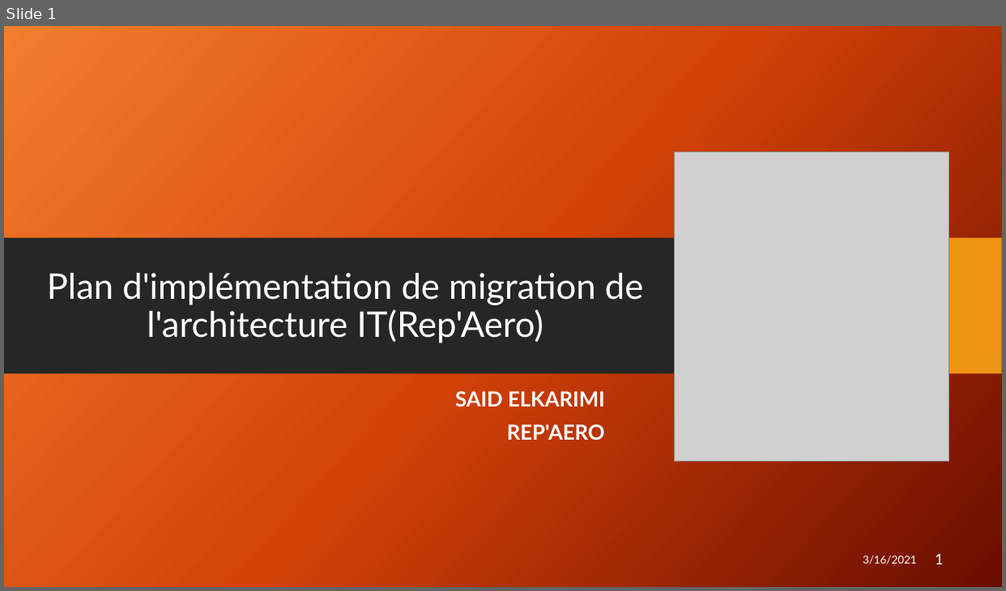
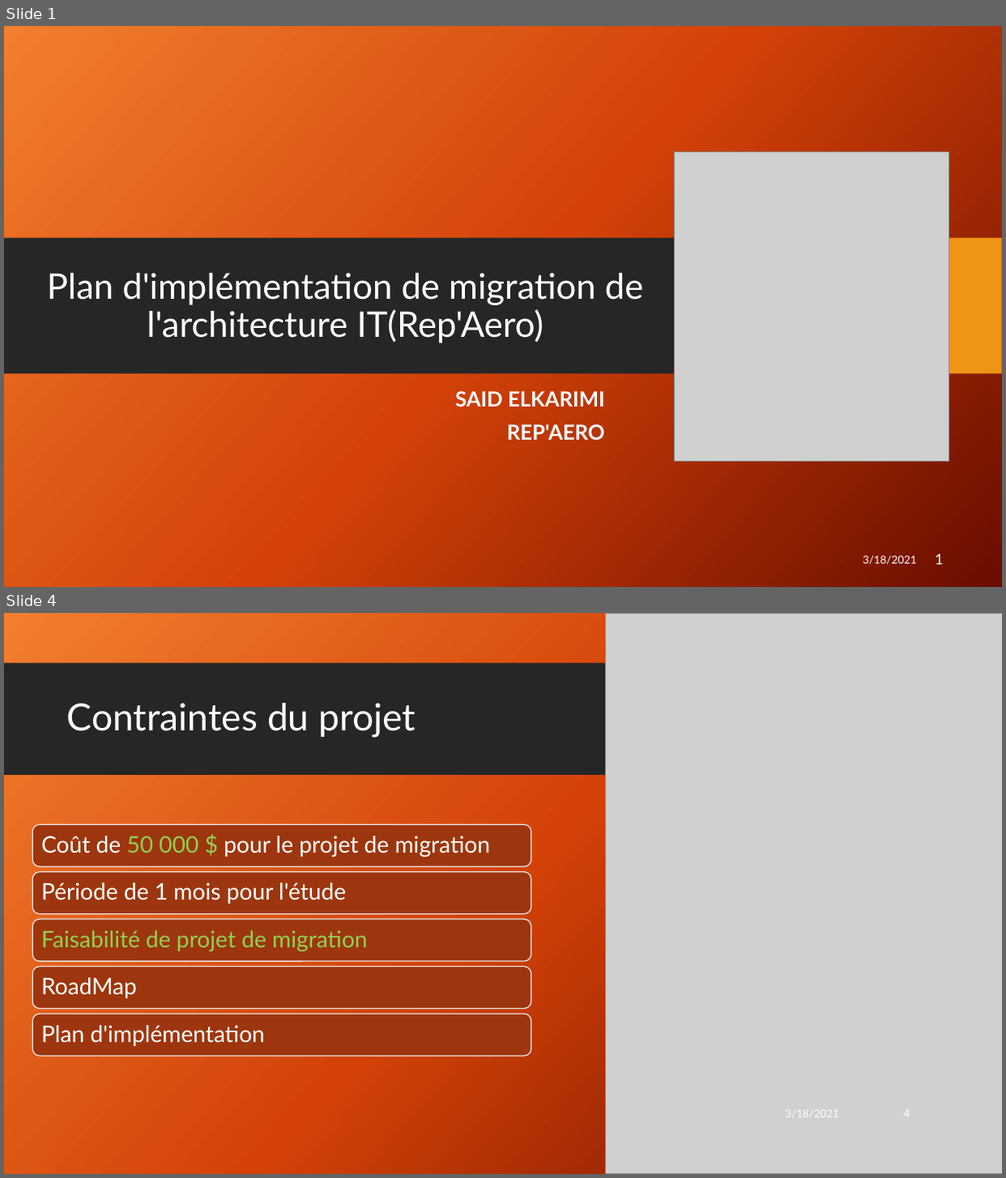
Before and after one commit to RigoSaid/rep-aero-repository, a slide deck: Presentation_Rep-Aero.pptx. Shown one above the other, each under a label of ours: slide 1 before the commit, slides 1 and 4 after it; the slides between them are not shown. The pictures are 1006x591 and 1006x1178 pixels, drawn with LibreOffice and Linux fonts; fonts in the diff are those of the drawing; grey boxes stand for pictures; background and template pictures are left out. Boxes give left, top, right and bottom in pixels: in the first picture for what was removed or moved away, otherwise in the second. Text is boxed around its words. In the diff, an @@ line names an element or a change of style, - is before the commit and + after.

Commit message:
Rep Aero migration _présentation

```diff
--- a/Presentation_Rep-Aero.pptx
+++ b/Presentation_Rep-Aero.pptx
@@ slide 4 added at [4,613,1002,1174], background picture (left out) @@
@@ picture added at [606,613,1002,1174] @@
@@ rectangle added at [4,663,859,776], fill #262626 @@
@@ title added at [67,703,416,738], 36 pt, text #FFFFFF @@
+Contraintes du projet
@@ group added at [32,825,531,1056]: 5 rounded rectangles, 5 texts @@
+Coût de 50 000 $ pour le projet de migration
+Période de 1 mois pour l'étude
+Faisabilité de projet de migration
+RoadMap
+Plan d'implémentation
@@ text added at [785,1110,838,1118], 10.5 pt, text #FFFFFF @@
+3/18/2021
@@ page number added at [904,1110,910,1115], 10.5 pt, text #FFFFFF @@
+4
@@ slide 1 changed as well @@
@@ text at [863,556,916,565]: text changed @@
-3/16/2021
+3/18/2021
```
Also in this commit, not shown: 1 other slide changed, 10 other slides added, 1 other file.
